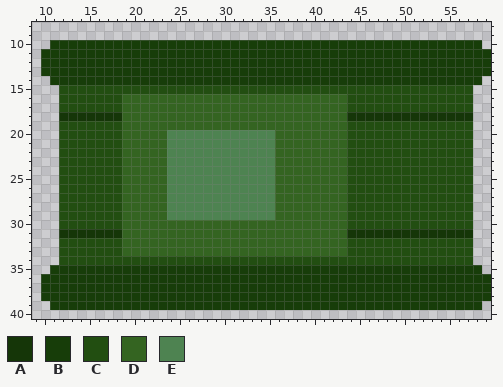
Pixel-art sprite, stored at dist/img/self_tank.png. Above, as it was before the edit.
The file is 60x50 pixels. Colours within 5 levels of each other are drawn and written as one. Shown: x 9..59, y 8..40.
Palette (. is transparent): A #153608  B #173d09  C #224e11  D #346421  E #4e8351
The result:
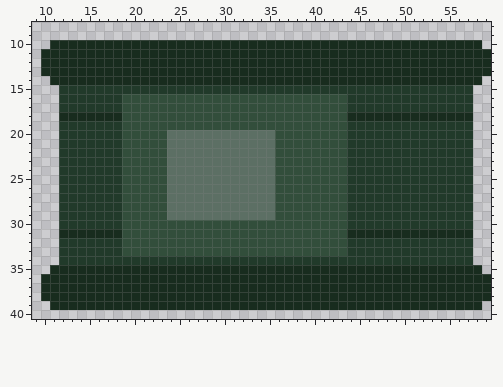
The edit:
@@ palette @@
-B #173d09
+B #182c1e
-C #224e11
+C #213a2a
-D #346421
+D #324e3b
-E #4e8351
+E #5c6f64
@@ x 9..59 @@
 17 ...CCCCCCCDDDDDDDDDDDDDDDDDDDDDDDDDCCCCCCCCCCCCCC..
-18 ...AAAAAAADDDDDDDDDDDDDDDDDDDDDDDDDAAAAAAAAAAAAAA..
+18 ...BBBBBBBDDDDDDDDDDDDDDDDDDDDDDDDDBBBBBBBBBBBBBB..
 19 ...CCCCCCCDDDDDDDDDDDDDDDDDDDDDDDDDCCCCCCCCCCCCCC..
@@ x 9..59 @@
 30 ...CCCCCCCDDDDDDDDDDDDDDDDDDDDDDDDDCCCCCCCCCCCCCC..
-31 ...AAAAAAADDDDDDDDDDDDDDDDDDDDDDDDDAAAAAAAAAAAAAA..
+31 ...BBBBBBBDDDDDDDDDDDDDDDDDDDDDDDDDBBBBBBBBBBBBBB..
 32 ...CCCCCCCDDDDDDDDDDDDDDDDDDDDDDDDDCCCCCCCCCCCCCC..
Changed places in both pictures, as pixel boxes (x1, y1, x2, y2):
changed: (41, 40, 491, 310)
